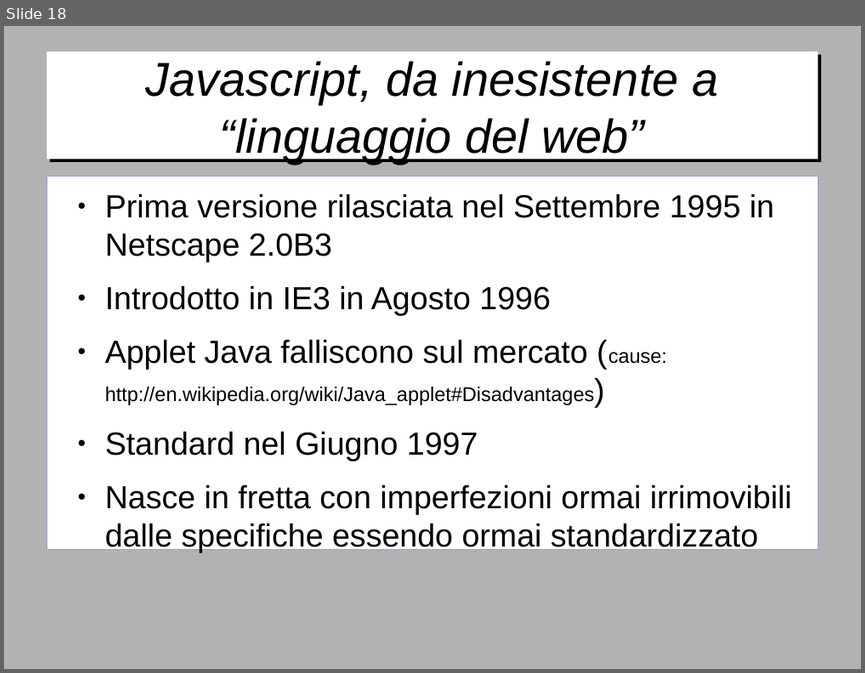
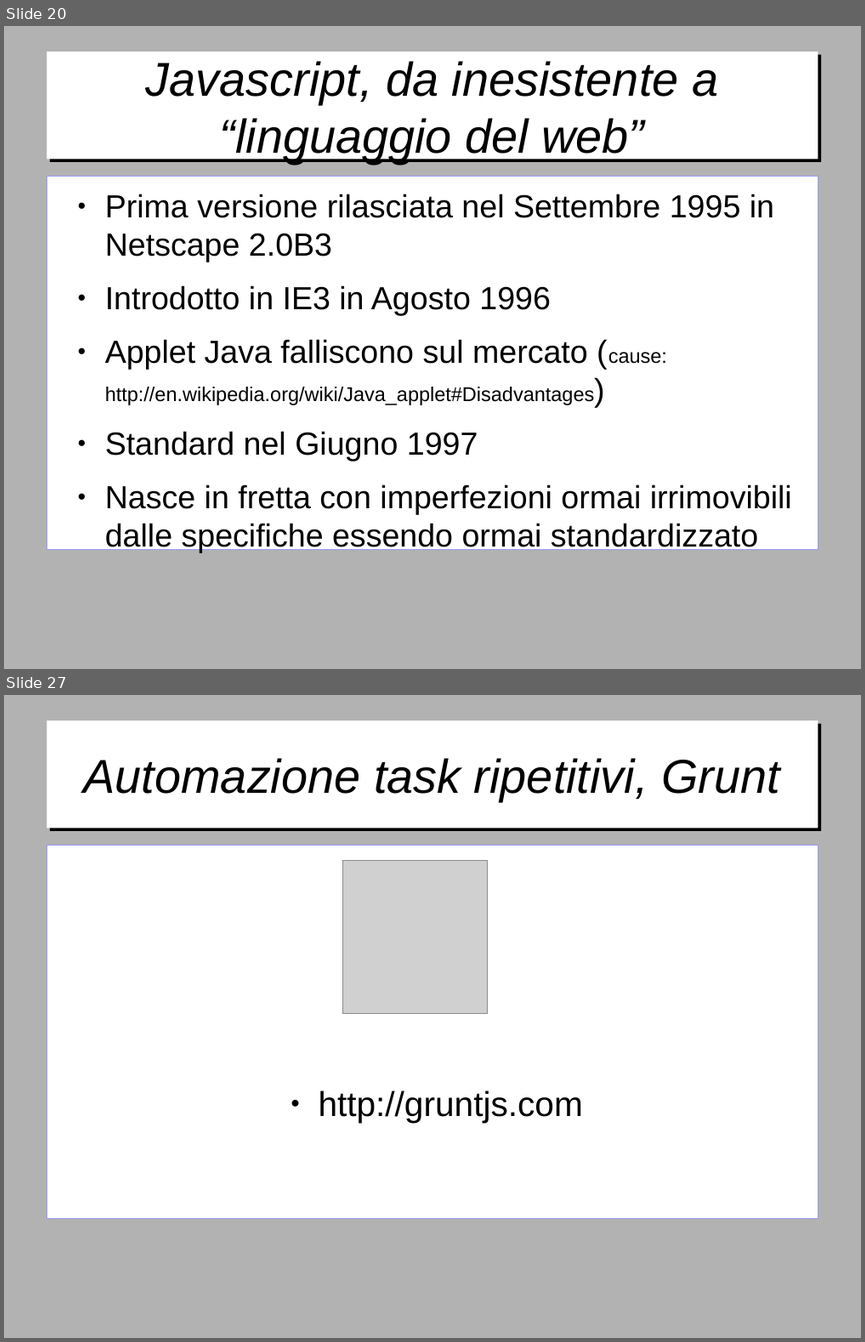
Before and after one commit to gitfer/ARXCourse, a slide deck: ARXCourse.odp. Shown one above the other, each under a label of ours: slide 18 before the commit, slides 20 and 27 after it; the slides between them are not shown. The pictures are 865x673 and 865x1342 pixels, drawn with LibreOffice and Linux fonts; fonts in the diff are those of the drawing; grey boxes stand for pictures; background and template pictures are left out. Boxes give left, top, right and bottom in pixels: in the first picture for what was removed or moved away, otherwise in the second. Text is boxed around its words. In the diff, an @@ line names an element or a change of style, - is before the commit and + after.

Commit message:
Node, grunt, bower, preprocessori

```diff
--- a/ARXCourse.odp
+++ b/ARXCourse.odp
@@ slide 27 added at (4, 695, 861, 1338), background #B2B2B2 @@
@@ title added at (46, 721, 818, 828), fill #FFFFFF, 44 pt, text #000000, italic @@
+Automazione task ripetitivi, Grunt
@@ text added at (46, 845, 818, 1219), fill #FFFFFF, outline #9999FF 0 pt, 32 pt, text #000000 @@
+● http://gruntjs.com
@@ picture added at (343, 861, 488, 1014) @@
@@ what was slide 18 is now slide 20 @@
```
Also in this commit, not shown: 9 slides changed, 10 other slides added, 3 other files.
